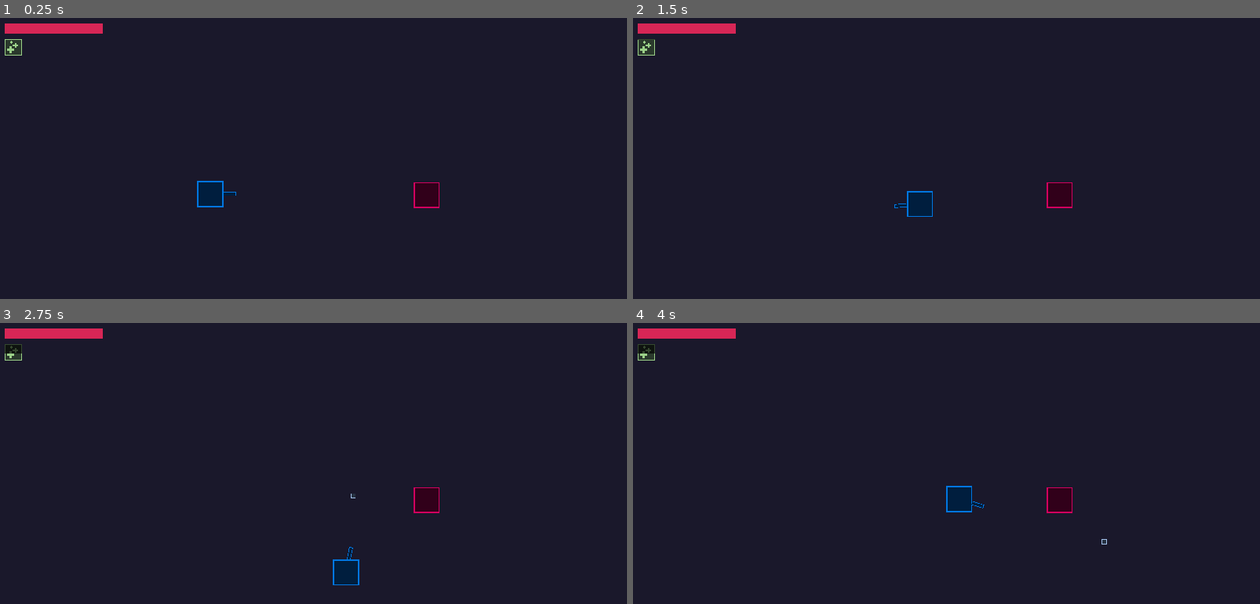
Above: before the commit, frames 1-4 (two rows, left to right).
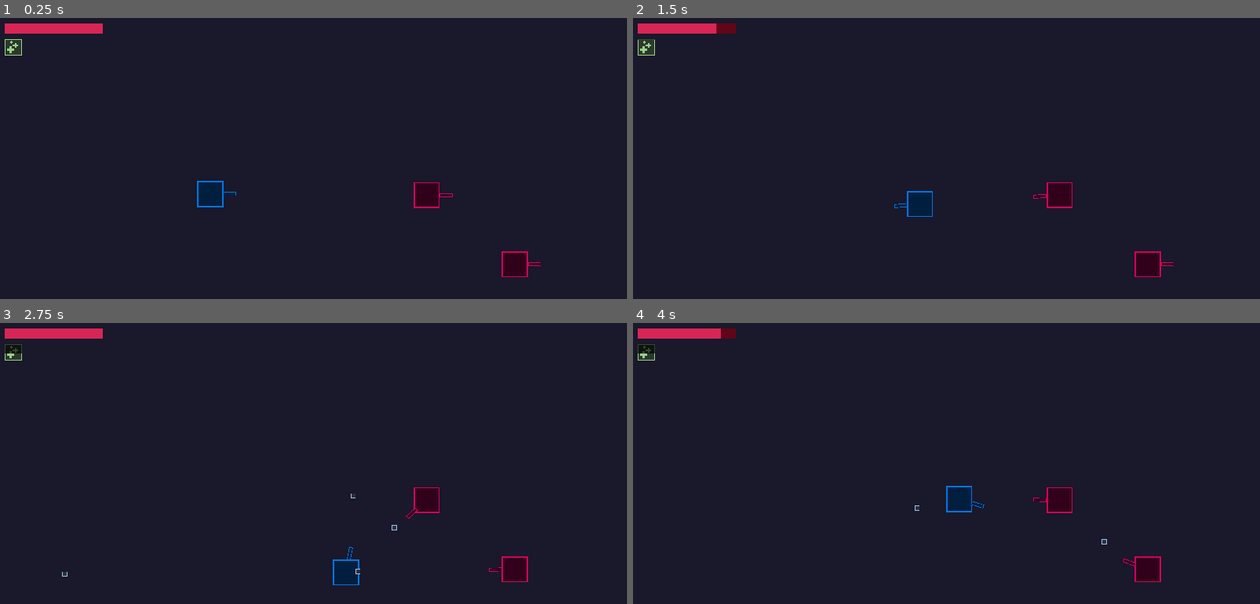
Above: after the commit, the same moments.

Repository: Lunatic-Games/project-beskar
Game: Godot game, scene res://game/game.tscn
Two runs of this game, one before a commit and one after it. Both use one fixed random seed, a clock stepped at 60 frames per second and the inputs below.
Inputs (mouse positions are in pixels of both pictures, inside the frame that each line leads up to):
- Up to frame 1 (0.25 s): no input
- Up to frame 2 (1.5 s): tap Enter at 0.5 s; move the mouse to (1084, 175) at 0.52 s; hold D (move_right) 0.53-1.28 s; hold Q (primary_ability) 0.53-1.28 s; click (1084, 175) at 0.8 s; move the mouse to (821, 211) at 1.27 s; hold S (move_down) from 1.28 s (still down); click (821, 211) at 1.35 s
- Up to frame 3 (2.75 s): right-click (188, 516) at 1.55 s; move the mouse to (376, 421) at 2.02 s; release S (move_down) at 2.03 s; hold D (move_right) from 2.03 s (still down); hold Right mouse button (secondary_attack) from 2.03 s (still down); click (376, 421) at 2.17 s; tap Q (primary_ability) at 2.3 s
- Up to frame 4 (4 s): move the mouse to (915, 570) at 2.77 s; release D (move_right) at 2.78 s; release Right mouse button (secondary_attack) at 2.78 s; hold W (move_up) 2.78-3.53 s; tap E (interact) at 2.85 s; click (915, 570) at 3.05 s; move the mouse to (1134, 550) at 3.52 s; hold A (move_left) from 3.53 s (still down); hold Q (primary_ability) from 3.53 s (still down); click (1134, 550) at 3.67 s; right-click (1134, 550) at 3.8 s

The runs differ from the first frame. In frame 1, 0.1% of the frame differs, in the area x 70-87%, y 62-93%; in frame 2, 0.2%, in the area x 13-87%, y 1-93%; in frame 3, 0.1%; in frame 4, 0.2%.

Commit message:
BSK-22 Basic Enemy AI

Diff:
--- a/_data/ability/ability_activate_context.gd
+++ b/_data/ability/ability_activate_context.gd
@@ -4,16 +4,16 @@
 
 var caster: Character
 var caster_pos_at_cast: Vector2
-var mouse_pos_at_cast: Vector2
-var angle_from_caster_to_mouse_pos: float
+var target_pos_at_cast: Vector2
+var angle_from_caster_to_target_pos: float
 var ally_mask: int  # Physics layer mask
 var enemy_mask: int  # Phyiscs layer mask
 
 
-func _init(ability_caster: Character, mouse_pos: Vector2):
+func _init(ability_caster: Character, target_pos: Vector2):
 	caster = ability_caster
 	caster_pos_at_cast = caster.global_position
-	mouse_pos_at_cast = mouse_pos
-	angle_from_caster_to_mouse_pos = caster_pos_at_cast.angle_to_point(mouse_pos)
+	target_pos_at_cast = target_pos
+	angle_from_caster_to_target_pos = caster_pos_at_cast.angle_to_point(target_pos)
 	ally_mask = caster.ally_mask
 	enemy_mask = caster.enemy_mask
--- a/_data/ability/ability_component/_data/spawn_projectile/spawn_projectile.gd
+++ b/_data/ability/ability_component/_data/spawn_projectile/spawn_projectile.gd
@@ -5,6 +5,9 @@
 @export var should_hit_caster_enemies = true
 @export var should_hit_caster_allies = false
 @export_flags_2d_physics var base_projectile_collision_mask: int
+
+@export_group("Damage")
+@export_range(0, 100, 1, "or_greater") var damage_to_hit_character: int
 
 
 func _ready() -> void:
@@ -27,4 +30,9 @@
 	if should_hit_caster_enemies:
 		new_projectile.collision_mask |= context.enemy_mask
 
-	new_projectile.init(speed, Vector2.from_angle(context.angle_from_caster_to_mouse_pos))
+	new_projectile.init(speed, Vector2.from_angle(context.angle_from_caster_to_target_pos))
+	new_projectile.hit_character.connect(_on_projectile_hit_character)
+
+
+func _on_projectile_hit_character(character: Character):
+	character.take_damage(damage_to_hit_character)
--- a/_data/enemy/_data/basic_enemy.tscn
+++ b/_data/enemy/_data/basic_enemy.tscn
@@ -1,17 +1,16 @@
-[gd_scene load_steps=5 format=3 uid="uid://bg5h06b3wne0w"]
+[gd_scene load_steps=6 format=3 uid="uid://bg5h06b3wne0w"]
 
 [ext_resource type="PackedScene" uid="uid://bxnwflma8plhe" path="res://_data/enemy/enemy.tscn" id="1_xpida"]
 [ext_resource type="Texture2D" uid="uid://djy55utqyrcjj" path="res://_assets/art/player/player.png" id="2_grtt1"]
+[ext_resource type="PackedScene" uid="uid://c0ds0tpjwdaof" path="res://game/combat/ai/combat_ai.tscn" id="3_hf70e"]
+[ext_resource type="PackedScene" uid="uid://bc3rbg0cdggbw" path="res://_data/weapon/_data/pistol.tscn" id="3_kenlc"]
 
 [sub_resource type="RectangleShape2D" id="RectangleShape2D_wcdft"]
 resource_local_to_scene = true
 size = Vector2(80, 80)
 
-[sub_resource type="RectangleShape2D" id="RectangleShape2D_n5fl8"]
-resource_local_to_scene = true
-size = Vector2(86, 86)
-
-[node name="BasicEnemy" instance=ExtResource("1_xpida")]
+[node name="BasicEnemy" node_paths=PackedStringArray("equipped_weapon") instance=ExtResource("1_xpida")]
+equipped_weapon = NodePath("RotationJoint/Pistol")
 
 [node name="Sprite" type="Sprite2D" parent="." index="0"]
 modulate = Color(0.956863, 0, 0.403922, 1)
@@ -20,7 +19,13 @@
 [node name="CollisionShape" parent="." index="1"]
 shape = SubResource("RectangleShape2D_wcdft")
 
-[node name="CollisionShape2D" parent="HitBox" index="0"]
-shape = SubResource("RectangleShape2D_n5fl8")
+[node name="Pistol" parent="RotationJoint" index="0" instance=ExtResource("3_kenlc")]
+position = Vector2(40, 0)
 
-[editable path="HitBox"]
+[node name="Sprite" parent="RotationJoint/Pistol" index="0"]
+self_modulate = Color(0.952941, 0, 0.447059, 1)
+
+[node name="CombatAI" parent="." index="3" node_paths=PackedStringArray("controlled_character") instance=ExtResource("3_hf70e")]
+controlled_character = NodePath("..")
+
+[editable path="RotationJoint/Pistol"]
--- a/_data/enemy/enemy.tscn
+++ b/_data/enemy/enemy.tscn
@@ -6,12 +6,8 @@
 [sub_resource type="RectangleShape2D" id="RectangleShape2D_cl8lm"]
 resource_local_to_scene = true
 
-[sub_resource type="RectangleShape2D" id="RectangleShape2D_egiro"]
-resource_local_to_scene = true
-size = Vector2(86, 86)
-
 [node name="Enemy" groups=["ENEMY"] instance=ExtResource("1_lma8j")]
-collision_layer = 0
+collision_layer = 8
 script = ExtResource("1_y1cdt")
 max_health = 30
 ally_mask = 8
@@ -20,13 +16,4 @@
 [node name="CollisionShape" parent="." index="0"]
 shape = SubResource("RectangleShape2D_cl8lm")
 
-[node name="HitBox" parent="." index="1"]
-collision_layer = 8
-collision_mask = 0
-
-[node name="CollisionShape2D" parent="HitBox" index="0"]
-shape = SubResource("RectangleShape2D_egiro")
-
 [connection signal="took_damage" from="." to="." method="_on_took_damage"]
-
-[editable path="HitBox"]
--- a/_data/location/_data/start_location.tscn
+++ b/_data/location/_data/start_location.tscn
@@ -7,3 +7,6 @@
 
 [node name="BasicEnemy" parent="Enemies" index="0" instance=ExtResource("2_4l8s2")]
 position = Vector2(1307, 543)
+
+[node name="BasicEnemy2" parent="Enemies" index="1" instance=ExtResource("2_4l8s2")]
+position = Vector2(1577, 755)
--- a/_data/projectile/projectile.gd
+++ b/_data/projectile/projectile.gd
@@ -1,6 +1,9 @@
 class_name Projectile
 extends Area2D
 
+
+signal hit_something(Node2D)
+signal hit_character(Character)
 
 var speed: float = 0.0
 var direction: Vector2 = Vector2.RIGHT
@@ -16,13 +19,11 @@
 	position += direction * speed * delta
 
 
-func _on_area_entered(area: Area2D) -> void:
-	var hitbox: HitBox = area as HitBox
-	if not hitbox:
-		return
+func _on_body_entered(body: Node2D) -> void:
+	hit_something.emit(body)
 
-	var hit_owner = hitbox.hitbox_owner
-	assert(hit_owner.has_method("take_damage"), "Hitbox owner needs a take_damage method")
+	var character_hit: Character = body as Character
+	if character_hit:
+		hit_character.emit(character_hit)
 
-	hit_owner.take_damage(10)
 	queue_free()
--- a/_data/projectile/projectile.tscn
+++ b/_data/projectile/projectile.tscn
@@ -13,4 +13,4 @@
 [node name="CollisionShape" type="CollisionShape2D" parent="."]
 shape = SubResource("CircleShape2D_71kdn")
 
-[connection signal="area_entered" from="." to="." method="_on_area_entered"]
+[connection signal="body_entered" from="." to="." method="_on_body_entered"]
--- a/_data/weapon/weapon.gd
+++ b/_data/weapon/weapon.gd
@@ -8,21 +8,21 @@
 @onready var secondary_ability_container: Node2D = $SecondaryAbilityContainer
 
 
-func trigger_primary_attack() -> void:
-	_activate_ability_container(primary_ability_container)
+func trigger_primary_attack(target_position: Vector2) -> void:
+	_activate_ability_container(primary_ability_container, target_position)
 
 
-func trigger_secondary_attack() -> void:
-	_activate_ability_container(secondary_ability_container)
+func trigger_secondary_attack(target_position: Vector2) -> void:
+	_activate_ability_container(secondary_ability_container, target_position)
 
 
-func _activate_ability_container(ability_container: Node2D):
+func _activate_ability_container(ability_container: Node2D, target_position: Vector2):
 	for child in ability_container.get_children():
 		var ability = child as WeaponAbility
 		assert(ability != null, "Weapon ability container should only contain weapon abilities.")
 
 		if not ability.is_on_cooldown():
 			var ability_activate_context = AbilityActivateContext.new(held_by,
-				get_viewport().get_mouse_position())
+				target_position)
 
 			ability.activate(ability_activate_context)
--- a/_data/weapon/weapon_ability/_data/pistol_shoot/pistol_shoot.tscn
+++ b/_data/weapon/weapon_ability/_data/pistol_shoot/pistol_shoot.tscn
@@ -12,3 +12,4 @@
 [node name="SpawnProjectile" parent="ComponentContainer" index="0" instance=ExtResource("3_w6smh")]
 projectile = ExtResource("4_7frsx")
 speed = 1000.0
+damage_to_hit_character = 10
--- /dev/null
+++ b/game/character/ai/character_ai.gd
@@ -0,0 +1,5 @@
+class_name CharacterAI
+extends Node
+
+
+@export var controlled_character: Character = null
--- /dev/null
+++ b/game/character/ai/character_ai.tscn
@@ -0,0 +1,6 @@
+[gd_scene load_steps=2 format=3 uid="uid://bjosrc3rdd5jt"]
+
+[ext_resource type="Script" path="res://game/character/ai/character_ai.gd" id="1_r56bk"]
+
+[node name="CharacterAI" type="Node2D"]
+script = ExtResource("1_r56bk")
--- a/game/character/character.gd
+++ b/game/character/character.gd
@@ -8,7 +8,10 @@
 signal health_changed(amount: int)
 signal took_damage(amount: int)
 signal healed(amount: int)
+signal died
 
+signal ally_mask_changed
+signal enemy_mask_changed
 
 @export var equipped_weapon: Weapon = null :
 	set (new_weapon) :
@@ -27,10 +30,19 @@
 		new_ability_set.emit(1, secondary_ability)
 
 @export var max_health: int = 100
-@export_flags_2d_physics var ally_mask: int = 0
-@export_flags_2d_physics var enemy_mask: int = 0
+@export_flags_2d_physics var ally_mask: int = 0 :
+	set (new_ally_mask) :
+		ally_mask = new_ally_mask
+		ally_mask_changed.emit()
+
+@export_flags_2d_physics var enemy_mask: int = 0 :
+	set (new_enemy_mask) :
+		enemy_mask = new_enemy_mask
+		enemy_mask_changed.emit()
 
 @onready var health: int = max_health
+
+@onready var rotation_joint: Node2D = $RotationJoint
 
 
 func is_alive() -> bool:
@@ -46,6 +58,9 @@
 	var actual_damage_taken: int = health_before - health
 	took_damage.emit(actual_damage_taken)
 	health_changed.emit(-actual_damage_taken)
+
+	if actual_damage_taken > 0 and not is_alive():
+		died.emit()
 
 	return actual_damage_taken
 
@@ -70,3 +85,7 @@
 	var ability_activate_context = AbilityActivateContext.new(self,
 		get_viewport().get_mouse_position())
 	ability.activate(ability_activate_context)
+
+
+func look_at_point(point: Vector2) -> void:
+	rotation_joint.rotation = rotation_joint.global_position.angle_to_point(point)
--- a/game/character/character.tscn
+++ b/game/character/character.tscn
@@ -1,16 +1,15 @@
-[gd_scene load_steps=4 format=3 uid="uid://bfvj0ohb6v0or"]
+[gd_scene load_steps=3 format=3 uid="uid://bfvj0ohb6v0or"]
 
 [ext_resource type="Script" path="res://game/character/character.gd" id="1_cm73s"]
-[ext_resource type="PackedScene" uid="uid://du1ityrplpu3u" path="res://game/combat/hitbox/hit_box.tscn" id="2_boeoo"]
 
 [sub_resource type="RectangleShape2D" id="RectangleShape2D_vu0qh"]
 resource_local_to_scene = true
 
 [node name="Character" type="CharacterBody2D" groups=["CHARACTER"]]
+collision_layer = 0
 script = ExtResource("1_cm73s")
 
 [node name="CollisionShape" type="CollisionShape2D" parent="."]
 shape = SubResource("RectangleShape2D_vu0qh")
 
-[node name="HitBox" parent="." node_paths=PackedStringArray("hitbox_owner") instance=ExtResource("2_boeoo")]
-hitbox_owner = NodePath("..")
+[node name="RotationJoint" type="Node2D" parent="."]
--- /dev/null
+++ b/game/combat/ai/combat_ai.gd
@@ -0,0 +1,37 @@
+extends CharacterAI
+
+
+@export var should_look_at_closest_target: bool = true
+@export var should_primary_attack_closest_target: bool = true
+@export var should_secondary_attack_closest_target: bool = true
+
+@onready var hostile_detection: HostileDetection = $HostileDetection
+
+
+func _ready() -> void:
+	assert(controlled_character != null, "AI Controlled Character not set.")
+	_on_controlled_character_enemy_mask_changed()
+	controlled_character.enemy_mask_changed.connect(_on_controlled_character_enemy_mask_changed)
+
+
+func _process(_delta: float) -> void:
+	assert(controlled_character, "AI Controlled Character not set.")
+
+	var closest_target: Character = hostile_detection.get_closest_target()
+	if not closest_target:
+		return
+
+	if should_look_at_closest_target:
+		controlled_character.look_at_point(closest_target.global_position)
+
+	var equipped_weapon: Weapon = controlled_character.equipped_weapon
+	if equipped_weapon:
+		if should_primary_attack_closest_target:
+			equipped_weapon.trigger_primary_attack(closest_target.global_position)
+		if should_secondary_attack_closest_target:
+			equipped_weapon.trigger_secondary_attack(closest_target.global_position)
+
+
+func _on_controlled_character_enemy_mask_changed():
+	hostile_detection.collision_mask = controlled_character.enemy_mask
+	hostile_detection.manual_refresh()
--- /dev/null
+++ b/game/combat/ai/combat_ai.tscn
@@ -0,0 +1,13 @@
+[gd_scene load_steps=4 format=3 uid="uid://c0ds0tpjwdaof"]
+
+[ext_resource type="Script" path="res://game/combat/ai/combat_ai.gd" id="1_b7bar"]
+[ext_resource type="PackedScene" uid="uid://bjosrc3rdd5jt" path="res://game/character/ai/character_ai.tscn" id="1_j7h2a"]
+[ext_resource type="PackedScene" uid="uid://fhpyd0um4mf8" path="res://game/combat/ai/hostile_detection/hostile_detection.tscn" id="2_6wid3"]
+
+[node name="CombatAI" instance=ExtResource("1_j7h2a")]
+script = ExtResource("1_b7bar")
+should_look_at_closest_target = true
+should_primary_attack_closest_target = true
+should_secondary_attack_closest_target = true
+
+[node name="HostileDetection" parent="." index="0" instance=ExtResource("2_6wid3")]
--- /dev/null
+++ b/game/combat/ai/hostile_detection/hostile_detection.gd
@@ -0,0 +1,55 @@
+class_name HostileDetection
+extends Area2D
+
+
+var hostile_targets: Array[Character] = []
+
+
+func get_closest_target():
+	if hostile_targets.is_empty():
+		return null
+
+	hostile_targets.sort_custom(_sort_closest)
+	return hostile_targets.front()
+
+
+func manual_refresh() -> void:
+	hostile_targets.clear()
+
+	# Forces an update
+	monitoring = false
+	monitoring = true
+
+
+func _on_body_entered(body: Node2D) -> void:
+	var character: Character = body as Character
+	if character == null:
+		return
+
+	if not hostile_targets.has(character):
+		hostile_targets.append(character)
+		if not character.died.is_connected(_on_target_died):
+			character.died.connect(_on_target_died.bind(character))
+
+
+func _on_body_exited(body: Node2D) -> void:
+	var character: Character = body as Character
+	if character == null:
+		return
+
+	if hostile_targets.has(character):
+		hostile_targets.erase(character)
+		if character.died.is_connected(_on_target_died):
+			character.died.disconnect(_on_target_died)
+
+
+func _on_target_died(target: Character):
+	if hostile_targets.has(target):
+		hostile_targets.erase(target)
+		target.died.disconnect(_on_target_died)
+
+
+func _sort_closest(a: Character, b: Character):
+	var distance_to_a = global_position.direction_to(a.global_position)
+	var distance_to_b = global_position.direction_to(b.global_position)
+	return distance_to_a < distance_to_b
--- /dev/null
+++ b/game/combat/ai/hostile_detection/hostile_detection.tscn
@@ -0,0 +1,17 @@
+[gd_scene load_steps=3 format=3 uid="uid://fhpyd0um4mf8"]
+
+[ext_resource type="Script" path="res://game/combat/ai/hostile_detection/hostile_detection.gd" id="1_eljmt"]
+
+[sub_resource type="CircleShape2D" id="CircleShape2D_m0vm4"]
+radius = 607.403
+
+[node name="HostileDetection" type="Area2D"]
+collision_layer = 0
+collision_mask = 0
+script = ExtResource("1_eljmt")
+
+[node name="DetectionShape" type="CollisionShape2D" parent="."]
+shape = SubResource("CircleShape2D_m0vm4")
+
+[connection signal="body_entered" from="." to="." method="_on_body_entered"]
+[connection signal="body_exited" from="." to="." method="_on_body_exited"]
--- a/game/player/player.gd
+++ b/game/player/player.gd
@@ -4,7 +4,6 @@
 var max_speed: float = 300.0
 var move_acceleration: float = 2.0
 
-@onready var rotation_joint: Node2D = $RotationJoint
 @onready var pistol: Weapon = $RotationJoint/Pistol
 
 
@@ -22,13 +21,13 @@
 
 func _process(_delta: float) -> void:
 	var mouse_pos: Vector2 = get_global_mouse_position()
-	rotation_joint.rotation = rotation_joint.global_position.angle_to_point(mouse_pos)
+	look_at_point(mouse_pos)
 
 	if equipped_weapon:
 		if Input.is_action_pressed("primary_attack"):
-			equipped_weapon.trigger_primary_attack()
+			equipped_weapon.trigger_primary_attack(get_viewport().get_mouse_position())
 		if Input.is_action_pressed("secondary_attack"):
-			equipped_weapon.trigger_secondary_attack()
+			equipped_weapon.trigger_secondary_attack(get_viewport().get_mouse_position())
 
 	if primary_ability and Input.is_action_pressed("primary_ability"):
 		activate_ability(primary_ability)
--- a/game/player/player.tscn
+++ b/game/player/player.tscn
@@ -10,12 +10,8 @@
 resource_local_to_scene = true
 size = Vector2(80, 79)
 
-[sub_resource type="RectangleShape2D" id="RectangleShape2D_ahner"]
-resource_local_to_scene = true
-size = Vector2(86, 86)
-
 [node name="Player" node_paths=PackedStringArray("equipped_weapon", "primary_ability") groups=["PLAYER"] instance=ExtResource("1_q60t5")]
-collision_layer = 0
+collision_layer = 2
 script = ExtResource("1_433ev")
 equipped_weapon = NodePath("RotationJoint/Pistol")
 primary_ability = NodePath("RotationJoint/HealPack")
@@ -31,17 +27,7 @@
 position = Vector2(0, -0.5)
 shape = SubResource("RectangleShape2D_p31jg")
 
-[node name="RotationJoint" type="Node2D" parent="." index="2"]
-
 [node name="Pistol" parent="RotationJoint" index="0" instance=ExtResource("3_knr0o")]
 position = Vector2(39, 0)
 
 [node name="HealPack" parent="RotationJoint" index="1" instance=ExtResource("4_87ed4")]
-
-[node name="HitBox" parent="." index="3"]
-collision_layer = 67
-
-[node name="CollisionShape2D" parent="HitBox" index="0"]
-shape = SubResource("RectangleShape2D_ahner")
-
-[editable path="HitBox"]
Not shown: 1 places in _data/enemy/enemy.tscn that only renumber resources
Not shown: 1 places in game/player/player.tscn that only renumber resources
